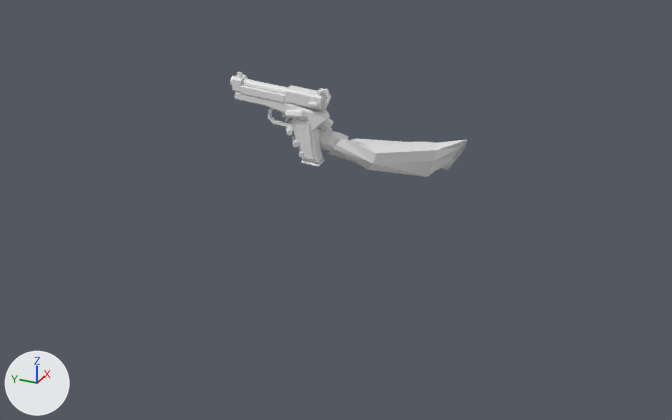
Renders of the Blender file assets_src/blender/armes.blend from each side of a commit.
Camera for both pictures: a 50 mm lens placed at (-1.866, -0.705, 0.61), pointed at (0.2, 0.225, -0.423). The lights are fixed; the arrows at lower left show +X, +Y and +Z. The picture after the commit comes second.

Script lines for the objects in view, before the commit:
```python
ob_vm_crowbar = bpy.data.objects.new('vm_crowbar', me_vm_crowbar)
ob_vm_crowbar.location = (0.0, 0.0, 0.0)
ob_vm_pistol = bpy.data.objects.new('vm_pistol', me_vm_pistol)
ob_vm_pistol.location = (0.0, 0.0, 0.0)
ob_vm_shotgun = bpy.data.objects.new('vm_shotgun', me_vm_shotgun)
ob_vm_shotgun.location = (0.0, 0.0, 0.0)
ob_vm_shotgun_pump = bpy.data.objects.new('vm_shotgun_pump', me_vm_shotgun_pump)
ob_vm_shotgun_pump.parent = ob_vm_shotgun
ob_vm_shotgun_pump.location = (0.0, 0.0, 0.0)
ob_world_crowbar = bpy.data.objects.new('world_crowbar', me_world_crowbar)
ob_world_crowbar.location = (0.0, 0.0, 0.0)
ob_world_pistol = bpy.data.objects.new('world_pistol', me_world_pistol)
ob_world_pistol.location = (0.0, 0.0, 0.0)
ob_world_shotgun = bpy.data.objects.new('world_shotgun', me_world_shotgun)
ob_world_shotgun.location = (0.0, 0.0, 0.0)
```
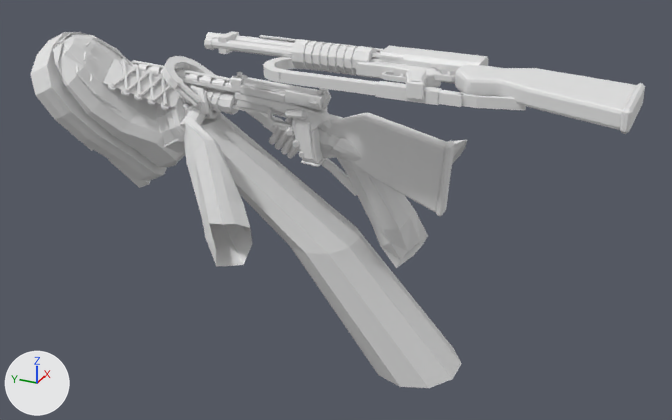
The change in detail:
Mesh me_vm_kick_001 is new.
It has 811 vertices, 577 faces and spans x -0.073..0.49, y -0.094..1.011, z -0.94..0.02.
Object 'vm_crowbar' (ob_vm_crowbar) is now shown.
Object 'vm_shotgun' (ob_vm_shotgun) is now shown.
Object 'vm_shotgun_pump' (ob_vm_shotgun_pump) is now shown.
Object 'world_crowbar' (ob_world_crowbar) is now shown.
Object 'world_pistol' (ob_world_pistol) is now shown.
Object 'world_shotgun' (ob_world_shotgun) is now shown.
Object 'vm_kick' (ob_vm_kick) is new; it shows me_vm_kick_001.
Its location is (0.0, 0.0, 0.0).

What differs and where, as boxes (x1, y1, x2, y2) in the pictures (672 x 420 px):
'vm_kick', added
    after: (31, 32, 462, 388)
'world_shotgun', shown
    after: (204, 31, 645, 134)
'vm_shotgun', shown
    after: (130, 60, 455, 268)
'vm_shotgun_pump', shown
    after: (176, 83, 252, 267)
'world_crowbar', shown
    after: (263, 57, 526, 110)
'vm_crowbar', shown
    after: (162, 56, 357, 196)
'world_pistol', shown
    after: (357, 61, 444, 100)
